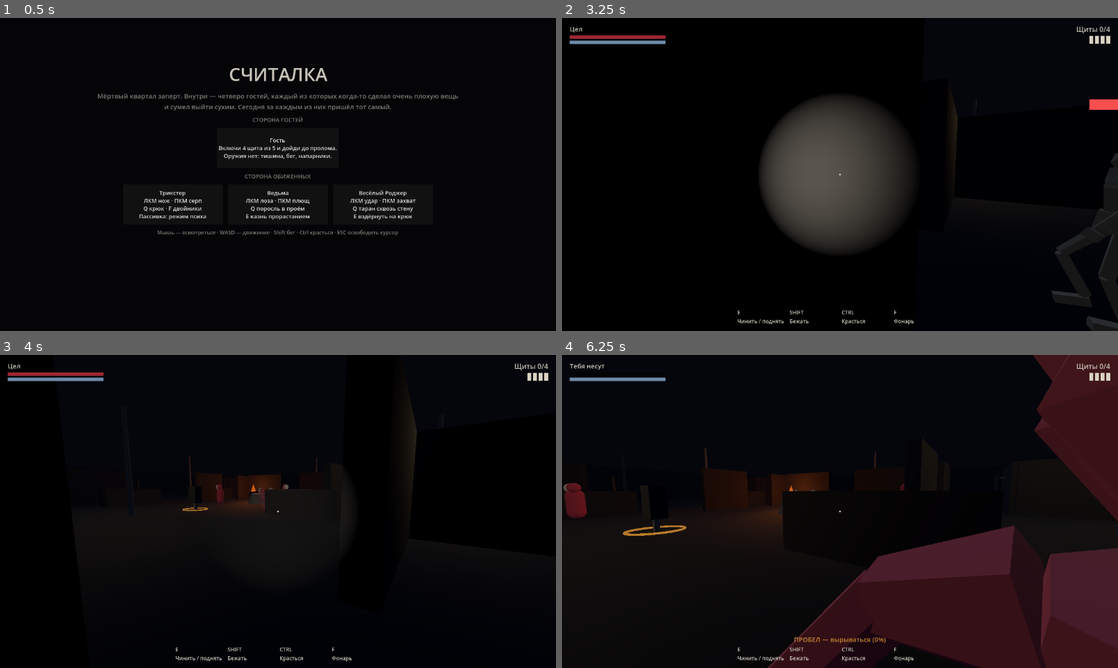
Above: before the commit, frames 1-4 (two rows, left to right).
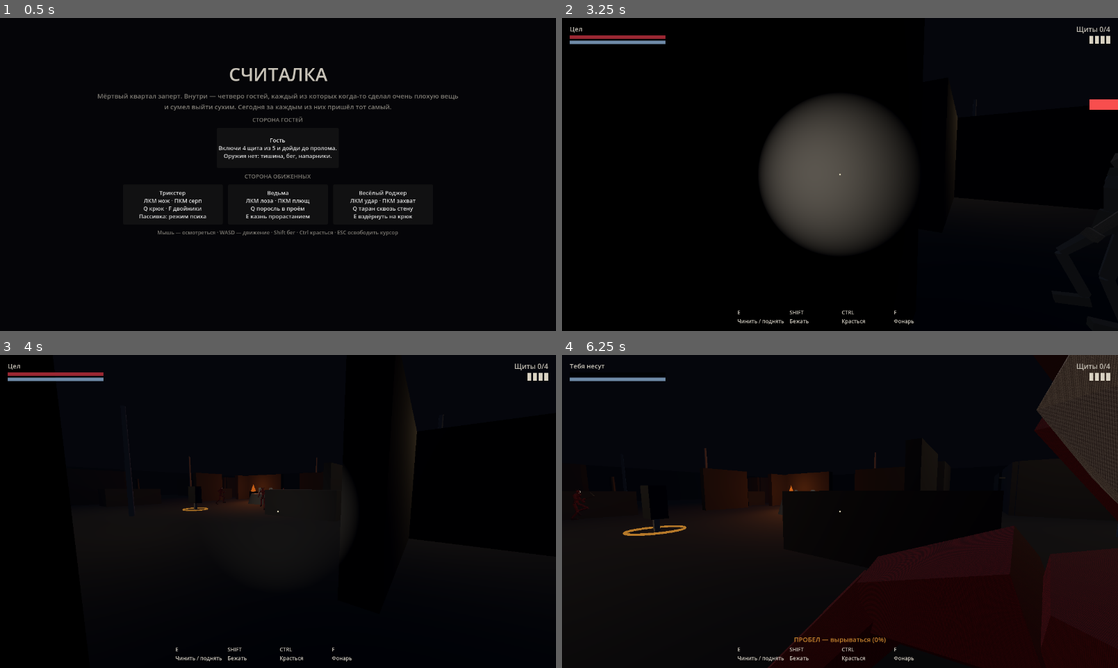
Above: after the commit, the same moments.

Repository: mironbagimov-source/Wolf
Game: Godot game, scene res://scenes/main.tscn
The game is run twice, just before and just after one commit, with the same random seed, the same clock (stepped at 60 frames per second) and the same inputs.
Inputs (mouse positions are in pixels of both pictures, inside the frame that each line leads up to):
- Up to frame 1 (0.5 s): no input
- Up to frame 2 (3.25 s): click "Гость Включи 4 щита из 5 и до…" at 0.5 s; move the mouse to (867, 174) at 1.27 s; hold Ctrl (crouch) 1.28-2.03 s; hold W (move_forward) from 1.28 s (still down); click (867, 174) at 1.42 s; tap Enter at 2 s; move the mouse to (812, 174) at 2.02 s; tap G (drop) at 2.1 s; move the mouse to (851, 168) at 2.77 s; tap F (flashlight) at 2.85 s
- Up to frame 3 (4 s): keep holding W (move_forward); move the mouse to (272, 517) at 3.52 s; tap E (interact) at 3.6 s; click (272, 517) at 3.67 s
- Up to frame 4 (6.25 s): keep holding W (move_forward); move the mouse to (878, 514) at 4.27 s; tap Q (power1) at 4.35 s; move the mouse to (795, 508) at 5.02 s; click (795, 508) at 5.1 s; move the mouse to (845, 511) at 5.77 s; right-click (845, 511) at 5.85 s; click (845, 511) at 5.92 s

Frame 1 is identical in both runs. In frame 2, 0.1% of the frame differs, in the area x 88-100%, y 60-100%; in frame 3, 0.1%; in frame 4, 15%, in the area x 0-100%, y 0-100%.

Commit message:
Move the look into skins, editable inside Godot
Colour and wear now live in skins/*.tres rather than in the mesh: plain
Godot resources you can open in the editor, drag a colour picker over,
and read as text in the diff. A skin knows the colour of every part of a
model, which parts are metal, which glow, and what pattern is worn over
the lot.

The patterns are drawn in code at load — grime, harlequin diamonds,
moss, rust streaks, canvas weave. The models have no UV unwrap at all,
so the texture goes on by triplanar projection: the engine projects it
from three sides and no unwrap is needed.

Seven skins: one per killer and one per guest. Different guests is not
decoration — it is how you tell at a glance which of them is being
carried to a hook and which one you are picking up off the ground.

Two bugs fixed on the way:

- The Blender script promised a palette and delivered one flat colour
  per body. Face indices are reissued by from_mesh(), so "all verts are
  new" marked nothing; the whole model landed in one material slot.
  Bodies now carry the 3-4 surfaces the skins need to paint.
- Trickster's doubles were capsules, which gave them away instantly.
  They now build through the same code path as the real Trickster, so
  they are what they were always meant to be: indistinguishable.

Also renamed the resource class to BodySkin — Skin is a built-in Godot
class and a same-named script loses to it silently.

Verified: smoke test green, and the cast renders with per-part colour
and per-guest outfits under a virtual display.

Co-Authored-By: Claude Opus 5 <noreply@anthropic.com>
Claude-Session: https://claude.ai/code/session_01Qyt78eqF5rs7coKwjQM6Ei

Diff:
--- a/godot/scripts/actor.gd
+++ b/godot/scripts/actor.gd
@@ -45,8 +45,8 @@
 var _pose := ""
 
 
-func setup_body(mesh_name: String, tint: Color, body_scale: float, with_health_bar: bool) -> void:
-	_tint = tint
+func setup_body(mesh_name: String, skin: BodySkin, body_scale: float, with_health_bar: bool) -> void:
+	_tint = skin.accent if skin else Color.WHITE
 
 	var shape := CollisionShape3D.new()
 	var capsule := CapsuleShape3D.new()
@@ -61,8 +61,8 @@
 	_body_pivot = Node3D.new()
 	add_child(_body_pivot)
 
-	if not _build_model(mesh_name, tint, body_scale):
-		_build_capsules(tint, body_scale)
+	if not _build_model(mesh_name, skin, body_scale):
+		_build_capsules(_tint, body_scale)
 
 	head = Node3D.new()
 	head.position.y = EYE_HEIGHT
@@ -84,19 +84,35 @@
 
 ## Риг — прогрессивное улучшение: если модель не подгрузилась, тело всё равно
 ## должно быть, иначе матч превращается в невидимок.
-func _build_model(mesh_name: String, tint: Color, body_scale: float) -> bool:
+func _build_model(mesh_name: String, skin: BodySkin, body_scale: float) -> bool:
+	var built := build_cast_model(mesh_name, skin, body_scale)
+	if built.is_empty():
+		return false
+
+	_body_pivot.add_child(built.root)
+	_materials.assign(built.materials)
+	_anim = built.anim
+	if _anim:
+		play_pose("Idle")
+	return true
+
+
+## Общий сборщик тела: достаёт из cast.glb нужный меш, красит его скином и
+## отдаёт материалы наружу. Нужен и живым телам, и двойникам Трикстера —
+## двойник обязан быть неотличим, а значит собирается тем же кодом.
+static func build_cast_model(mesh_name: String, skin: BodySkin, body_scale: float) -> Dictionary:
 	var instance := CAST.instantiate() as Node3D
 	if instance == null:
-		return false
+		return {}
 
 	instance.scale = Vector3.ONE * body_scale
 	instance.rotation.y = MODEL_YAW_OFFSET
-	_body_pivot.add_child(instance)
 
 	# В файле лежат все четыре тела на общем скелете — лишние убираем, иначе на
 	# каждом госте будет висеть ещё и Ведьма с Роджером.
+	var materials: Array[StandardMaterial3D] = []
 	var kept := false
-	for mesh_node in _find_meshes(instance):
+	for mesh_node in _all_meshes(instance):
 		if mesh_node.name != mesh_name:
 			mesh_node.queue_free()
 			continue
@@ -104,48 +120,33 @@
 		if mesh_node.mesh == null:
 			continue
 		for surface in mesh_node.mesh.get_surface_count():
-			mesh_node.set_surface_override_material(surface, _own_material(mesh_node, surface, tint))
+			var source := mesh_node.get_active_material(surface)
+			var part: String = source.resource_name if source else ""
+			var material := skin.material_for(part) if skin else StandardMaterial3D.new()
+			mesh_node.set_surface_override_material(surface, material)
+			materials.append(material)
+
 	if not kept:
-		push_warning("В cast.glb нет меша «%s» — тело собрано из капсул." % mesh_name)
+		push_warning("В cast.glb нет меша «%s»." % mesh_name)
 		instance.queue_free()
-		return false
-
-	_anim = instance.find_child("AnimationPlayer", true, false)
-	if _anim:
+		return {}
+
+	var anim := instance.find_child("AnimationPlayer", true, false) as AnimationPlayer
+	if anim:
 		# glTF отдаёт клипы без зацикливания — шаг делается один раз и замирает.
 		for pose in POSES:
-			if _anim.has_animation(pose):
-				_anim.get_animation(pose).loop_mode = Animation.LOOP_LINEAR
-		play_pose("Idle")
-
-	return true
-
-
-## Цвет модели авторский — из Blender, перекрашивать его нечем. Своя копия
-## материала нужна ради подсветки состояний: вспышка от удара и зелень от плюща
-## не должны расползаться на всех, кто делит тот же материал.
-func _own_material(mesh_node: MeshInstance3D, surface: int, tint: Color) -> StandardMaterial3D:
-	var source := mesh_node.get_active_material(surface)
-	var material: StandardMaterial3D
-	if source is StandardMaterial3D:
-		material = (source as StandardMaterial3D).duplicate()
-	else:
-		material = StandardMaterial3D.new()
-		material.albedo_color = tint
-
-	material.emission_enabled = true
-	material.emission = tint
-	material.emission_energy_multiplier = 0.08
-	_materials.append(material)
-	return material
-
-
-func _find_meshes(node: Node) -> Array[MeshInstance3D]:
+			if anim.has_animation(pose):
+				anim.get_animation(pose).loop_mode = Animation.LOOP_LINEAR
+
+	return {"root": instance, "materials": materials, "anim": anim}
+
+
+static func _all_meshes(node: Node) -> Array[MeshInstance3D]:
 	var out: Array[MeshInstance3D] = []
 	if node is MeshInstance3D:
 		out.append(node)
 	for child in node.get_children():
-		out.append_array(_find_meshes(child))
+		out.append_array(_all_meshes(child))
 	return out
 
 
--- /dev/null
+++ b/godot/scripts/body_skin.gd
@@ -0,0 +1,123 @@
+class_name BodySkin
+extends Resource
+
+## Внешний вид одного тела: цвет каждой детали плюс узор поверх.
+##
+## Модели приезжают из Blender без развёртки — UV на них нет вовсе. Поэтому
+## текстура кладётся трипланарной проекцией: движок сам проецирует её с трёх
+## сторон, и никакая развёртка не нужна. Сам узор рисуется здесь же, кодом, а не
+## лежит картинкой — так его можно править цифрами и пересобирать одной командой.
+##
+## Скины — обычные ресурсы Godot (`skins/*.tres`): открываются в редакторе,
+## правятся мышью, лежат в репозитории текстом.
+##
+## Класс называется BodySkin, а не Skin: `Skin` занят самим движком (там это
+## привязка меша к скелету), и своё объявление молча проигрывает встроенному.
+
+const TEXTURE_SIZE := 96
+
+## Имя материала модели -> цвет. Имена задаёт tools/blender_cast.py:
+## guest_cloth, trick_bone, witch_thorn, roger_iron и так далее.
+@export var parts: Dictionary = {}
+
+## Цвет для детали, которой нет в `parts` — чтобы новая деталь не стала чёрной.
+@export var fallback := Color("8a8a8a")
+
+## Акцент роли: им подсвечиваются состояния (вспышка от удара, зелень плюща).
+@export var accent := Color("ffffff")
+
+@export_enum("grime", "diamonds", "moss", "rust", "weave")
+var pattern := "grime"
+
+@export_range(0.0, 1.0) var pattern_strength := 0.5
+@export var pattern_seed := 1
+@export_range(0.2, 6.0) var texture_scale := 2.0
+@export_range(0.0, 1.0) var roughness := 0.9
+
+## Детали, которые металлические, и детали, которые светятся в темноте.
+@export var metal_parts := PackedStringArray()
+@export var glow_parts := PackedStringArray()
+@export var glow := Color.BLACK
+@export_range(0.0, 4.0) var glow_energy := 0.0
+
+static var _textures := {}
+
+
+## Материал для одной детали модели. Каждый вызов отдаёт свою копию: подсветка
+## состояний правит материал на месте, и делить его между телами нельзя.
+func material_for(part: String) -> StandardMaterial3D:
+	var material := StandardMaterial3D.new()
+	material.albedo_color = parts.get(part, fallback)
+	material.albedo_texture = _pattern_texture()
+	material.uv1_triplanar = true
+	material.uv1_scale = Vector3.ONE * texture_scale
+	# Резкий фильтр под стать лоу-поли: мыла тут не надо.
+	material.texture_filter = BaseMaterial3D.TEXTURE_FILTER_NEAREST
+	material.roughness = roughness
+	material.metallic = 0.75 if metal_parts.has(part) else 0.0
+
+	material.emission_enabled = true
+	if glow_energy > 0.0 and glow_parts.has(part):
+		material.emission = glow
+		material.emission_energy_multiplier = glow_energy
+	else:
+		material.emission = accent
+		material.emission_energy_multiplier = 0.06
+	return material
+
+
+func _pattern_texture() -> Texture2D:
+	var key := "%s|%d|%.2f" % [pattern, pattern_seed, pattern_strength]
+	if _textures.has(key):
+		return _textures[key]
+
+	var image := Image.create(TEXTURE_SIZE, TEXTURE_SIZE, false, Image.FORMAT_RGB8)
+	var noise := FastNoiseLite.new()
+	noise.seed = pattern_seed
+	noise.frequency = 0.06
+	noise.fractal_octaves = 3
+
+	var fine := FastNoiseLite.new()
+	fine.seed = pattern_seed + 7
+	fine.frequency = 0.28
+
+	for y in TEXTURE_SIZE:
+		for x in TEXTURE_SIZE:
+			var value := _sample(x, y, noise, fine)
+			# Узор только затемняет: цвет детали задаётся albedo_color, а текстура
+			# на него умножается. Светлее белого она стать не должна.
+			var shade := clampf(1.0 - value * pattern_strength, 0.15, 1.0)
+			image.set_pixel(x, y, Color(shade, shade, shade))
+
+	var texture := ImageTexture.create_from_image(image)
+	_textures[key] = texture
+	return texture
+
+
+## Сколько грязи в этой точке: 0 — чисто, 1 — совсем темно.
+func _sample(x: int, y: int, noise: FastNoiseLite, fine: FastNoiseLite) -> float:
+	var blot := (noise.get_noise_2d(x, y) + 1.0) * 0.5
+	var speck := (fine.get_noise_2d(x, y) + 1.0) * 0.5
+
+	match pattern:
+		"diamonds":
+			# Арлекин: ромбы по диагонали, потрёпанные шумом.
+			var cell := 16.0
+			var diamond := fposmod((x + y) / cell, 2.0) < 1.0
+			var check := fposmod((x - y) / cell, 2.0) < 1.0
+			return (0.85 if diamond == check else 0.05) + blot * 0.25
+		"moss":
+			# Мох пятнами и прожилки, сползающие вниз.
+			var vein := absf(sin((x + blot * 22.0) * 0.35)) < 0.22
+			return clampf(blot * 1.5 - 0.35, 0.0, 1.0) + (0.35 if vein else 0.0)
+		"rust":
+			# Потёки ржавчины: длинные вертикальные, короткие поперёк.
+			var streak := (noise.get_noise_2d(x * 3.0, y * 0.4) + 1.0) * 0.5
+			return clampf(streak * 1.4 - 0.3, 0.0, 1.0) + speck * 0.2
+		"weave":
+			# Парусина: переплетение нитей плюс общая затёртость.
+			var thread := 0.5 if (x / 3) % 2 == (y / 3) % 2 else 0.0
+			return thread * 0.5 + blot * 0.5
+		_:
+			# Тряпьё: рваные пятна и мелкая грязь.
+			return clampf(blot * 1.3 - 0.2, 0.0, 1.0) * 0.8 + speck * 0.25
--- a/godot/scripts/double.gd
+++ b/godot/scripts/double.gd
@@ -11,6 +11,7 @@
 var runner: MatchRunner
 
 var _materials: Array[StandardMaterial3D] = []
+var _anim: AnimationPlayer
 
 
 func build(at: Vector2, facing: float, lifetime: float) -> void:
@@ -18,45 +19,21 @@
 	life = lifetime
 	position = Vector3(at.x, 0.0, at.y)
 
-	var tint: Color = Kits.KILLERS.trickster.color
+	# Тем же сборщиком, что и настоящий Трикстер: двойник обязан быть неотличим,
+	# а значит и модель, и скин у него те же самые.
+	var kit: Dictionary = Kits.KILLERS.trickster
+	var built := Actor.build_cast_model(kit.mesh, load(kit.skin) as BodySkin, kit.scale)
+	if built.is_empty():
+		return
 
-	var body := MeshInstance3D.new()
-	var body_mesh := CapsuleMesh.new()
-	body_mesh.height = 1.5
-	body_mesh.radius = 0.32
-	body.mesh = body_mesh
-	body.position.y = 0.85
-	body.material_override = _material(tint)
-	add_child(body)
+	add_child(built.root)
+	_materials.assign(built.materials)
+	for material in _materials:
+		material.transparency = BaseMaterial3D.TRANSPARENCY_ALPHA
 
-	var skull := MeshInstance3D.new()
-	var skull_mesh := SphereMesh.new()
-	skull_mesh.radius = 0.24
-	skull_mesh.height = 0.48
-	skull.mesh = skull_mesh
-	skull.position.y = 1.68
-	skull.material_override = _material(tint)
-	add_child(skull)
-
-	var mask := MeshInstance3D.new()
-	var mask_mesh := SphereMesh.new()
-	mask_mesh.radius = 0.2
-	mask_mesh.height = 0.44
-	mask.mesh = mask_mesh
-	mask.position = Vector3(0, 1.66, -0.16)
-	mask.material_override = _material(Color("e8e2d4"))
-	add_child(mask)
-
-
-func _material(tint: Color) -> StandardMaterial3D:
-	var material := StandardMaterial3D.new()
-	material.albedo_color = tint
-	material.emission_enabled = true
-	material.emission = tint
-	material.emission_energy_multiplier = 0.24
-	material.transparency = BaseMaterial3D.TRANSPARENCY_ALPHA
-	_materials.append(material)
-	return material
+	_anim = built.anim
+	if _anim and _anim.has_animation("Run"):
+		_anim.play("Run", 0.2)
 
 
 func tick(delta: float) -> void:
--- a/godot/scripts/guest.gd
+++ b/godot/scripts/guest.gd
@@ -27,6 +27,7 @@
 var progress_ui := 0.0                    ## что показывать в полосе прогресса
 
 var brain                                 ## GuestBrain у ботов, null у игрока
+var skin: BodySkin                        ## ставится в MatchRunner до входа в дерево
 var _flashlight: SpotLight3D
 var _mark_timer := 0.0
 
@@ -40,7 +41,7 @@
 	# держится вся её способность.
 	collision_mask = LAYER_WORLD | LAYER_THICKET
 
-	setup_body(Kits.GUEST_MESH, Kits.GUEST_COLOR, 1.0, not is_player)
+	setup_body(Kits.GUEST_MESH, skin, 1.0, not is_player)
 
 	_flashlight = SpotLight3D.new()
 	_flashlight.light_color = Color("fff2cf")
--- a/godot/scripts/killer.gd
+++ b/godot/scripts/killer.gd
@@ -40,7 +40,7 @@
 	# Мимо поросли: свой квартал не зарастает у неё перед лицом.
 	collision_mask = LAYER_WORLD
 
-	setup_body(kit.mesh, kit.color, kit.scale, false)
+	setup_body(kit.mesh, load(kit.skin) as BodySkin, kit.scale, false)
 
 	if is_player:
 		attach_camera()
--- a/godot/scripts/kits.gd
+++ b/godot/scripts/kits.gd
@@ -39,6 +39,7 @@
 	"trickster": {
 		"name": "Трикстер",
 		"mesh": "trickster",
+		"skin": "res://skins/trickster.tres",
 		"color": Color("d0405a"),
 		"scale": 1.0,
 		"speed": 3.8,
@@ -54,6 +55,7 @@
 	"witch": {
 		"name": "Ведьма",
 		"mesh": "witch",
+		"skin": "res://skins/witch.tres",
 		"color": Color("57a35d"),
 		"scale": 1.02,
 		"speed": 3.5,
@@ -68,6 +70,7 @@
 	"roger": {
 		"name": "Весёлый Роджер",
 		"mesh": "roger",
+		"skin": "res://skins/roger.tres",
 		"color": Color("8f98a6"),
 		"scale": 1.24,
 		"speed": 3.05,
@@ -86,11 +89,17 @@
 
 ## Гости — не случайные жертвы, а должники. Имя всплывает в подсказке
 ## («Поднять Марго Ланд»), «за что» — на финальном экране.
+## У каждого свой скин: в матче нужно с одного взгляда понимать, кого именно
+## тащат на крюк и кого ты поднимаешь с земли.
 const ROSTER := [
-	{"name": "Марго Ланд", "sin": "сдала своих, чтобы уйти от срока"},
-	{"name": "Костя Вьюн", "sin": "подписал брата на чужой долг"},
-	{"name": "Илья Тарн", "sin": "спрятал свою ошибку в чужой могиле"},
-	{"name": "Нина Верес", "sin": "подожгла дом вместе с бумагами"},
+	{"name": "Марго Ланд", "sin": "сдала своих, чтобы уйти от срока",
+	 "skin": "res://skins/guest_margo.tres"},
+	{"name": "Костя Вьюн", "sin": "подписал брата на чужой долг",
+	 "skin": "res://skins/guest_kostya.tres"},
+	{"name": "Илья Тарн", "sin": "спрятал свою ошибку в чужой могиле",
+	 "skin": "res://skins/guest_ilya.tres"},
+	{"name": "Нина Верес", "sin": "подожгла дом вместе с бумагами",
+	 "skin": "res://skins/guest_nina.tres"},
 ]
 
 ## Одна строка ложится на экран каждый раз, когда гость выбывает.
--- a/godot/scripts/match_runner.gd
+++ b/godot/scripts/match_runner.gd
@@ -269,6 +269,7 @@
 		guest.index = i
 		guest.guest_name = Kits.ROSTER[i].name
 		guest.guilt = Kits.ROSTER[i].sin
+		guest.skin = load(Kits.ROSTER[i].skin) as BodySkin
 		if not guest.is_player:
 			guest.brain = GuestBrain.new()
 		_actors_root.add_child(guest)
--- /dev/null
+++ b/godot/skins/guest_ilya.tres
@@ -0,0 +1,19 @@
+[gd_resource type="Resource" script_class="BodySkin" load_steps=2 format=3]
+
+[ext_resource type="Script" path="res://scripts/body_skin.gd" id="1_h5qjv"]
+
+[resource]
+script = ExtResource("1_h5qjv")
+parts = {
+"guest_cloth": Color(0.3529412, 0.3254902, 0.2784314, 1),
+"guest_dark": Color(0.13725491, 0.12941177, 0.105882354, 1),
+"guest_skin": Color(0.70980394, 0.57254905, 0.43529412, 1)
+}
+fallback = Color(0.3529412, 0.3254902, 0.2784314, 1)
+accent = Color(0.8666667, 0.8156863, 0.7058824, 1)
+pattern = "weave"
+pattern_strength = 0.45
+pattern_seed = 5
+texture_scale = 2.6
+metal_parts = PackedStringArray()
+glow_parts = PackedStringArray()
--- /dev/null
+++ b/godot/skins/guest_kostya.tres
@@ -0,0 +1,17 @@
+[gd_resource type="Resource" script_class="BodySkin" load_steps=2 format=3]
+
+[ext_resource type="Script" path="res://scripts/body_skin.gd" id="1_0qnlo"]
+
+[resource]
+script = ExtResource("1_0qnlo")
+parts = {
+"guest_cloth": Color(0.24705882, 0.2901961, 0.32156864, 1),
+"guest_dark": Color(0.10980392, 0.12941177, 0.14901961, 1),
+"guest_skin": Color(0.65882355, 0.53333336, 0.41568628, 1)
+}
+fallback = Color(0.24705882, 0.2901961, 0.32156864, 1)
+accent = Color(0.79607844, 0.8235294, 0.8627451, 1)
+pattern_strength = 0.6
+pattern_seed = 11
+metal_parts = PackedStringArray()
+glow_parts = PackedStringArray()
--- /dev/null
+++ b/godot/skins/guest_margo.tres
@@ -0,0 +1,18 @@
+[gd_resource type="Resource" script_class="BodySkin" load_steps=2 format=3]
+
+[ext_resource type="Script" path="res://scripts/body_skin.gd" id="1_pkf48"]
+
+[resource]
+script = ExtResource("1_pkf48")
+parts = {
+"guest_cloth": Color(0.41960785, 0.30980393, 0.22745098, 1),
+"guest_dark": Color(0.14117648, 0.11372549, 0.09411765, 1),
+"guest_skin": Color(0.6901961, 0.5568628, 0.43137255, 1)
+}
+fallback = Color(0.41960785, 0.30980393, 0.22745098, 1)
+accent = Color(0.84705883, 0.7529412, 0.5411765, 1)
+pattern_strength = 0.55
+pattern_seed = 3
+texture_scale = 2.2
+metal_parts = PackedStringArray()
+glow_parts = PackedStringArray()
--- /dev/null
+++ b/godot/skins/guest_nina.tres
@@ -0,0 +1,17 @@
+[gd_resource type="Resource" script_class="BodySkin" load_steps=2 format=3]
+
+[ext_resource type="Script" path="res://scripts/body_skin.gd" id="1_iwx8p"]
+
+[resource]
+script = ExtResource("1_iwx8p")
+parts = {
+"guest_cloth": Color(0.42745098, 0.24705882, 0.25882354, 1),
+"guest_dark": Color(0.15294118, 0.101960786, 0.10980392, 1),
+"guest_skin": Color(0.73333335, 0.58431375, 0.45882353, 1)
+}
+fallback = Color(0.42745098, 0.24705882, 0.25882354, 1)
+accent = Color(0.8784314, 0.65882355, 0.627451, 1)
+pattern_seed = 19
+texture_scale = 2.4
+metal_parts = PackedStringArray()
+glow_parts = PackedStringArray()
--- /dev/null
+++ b/godot/skins/roger.tres
@@ -0,0 +1,19 @@
+[gd_resource type="Resource" script_class="BodySkin" load_steps=2 format=3]
+
+[ext_resource type="Script" path="res://scripts/body_skin.gd" id="1_c4m3j"]
+
+[resource]
+script = ExtResource("1_c4m3j")
+parts = {
+"roger_canvas": Color(0.2901961, 0.29411766, 0.3019608, 1),
+"roger_dark": Color(0.105882354, 0.10980392, 0.12156863, 1),
+"roger_iron": Color(0.41960785, 0.43529412, 0.45490196, 1)
+}
+fallback = Color(0.2901961, 0.29411766, 0.3019608, 1)
+accent = Color(0.56078434, 0.59607846, 0.6509804, 1)
+pattern = "rust"
+pattern_strength = 0.7
+pattern_seed = 13
+texture_scale = 1.7
+metal_parts = PackedStringArray("roger_iron")
+glow_parts = PackedStringArray()
--- /dev/null
+++ b/godot/skins/trickster.tres
@@ -0,0 +1,21 @@
+[gd_resource type="Resource" script_class="BodySkin" load_steps=2 format=3]
+
+[ext_resource type="Script" path="res://scripts/body_skin.gd" id="1_gj411"]
+
+[resource]
+script = ExtResource("1_gj411")
+parts = {
+"steel": Color(0.6039216, 0.6392157, 0.6784314, 1),
+"trick_bone": Color(0.9019608, 0.87058824, 0.8156863, 1),
+"trick_dark": Color(0.11764706, 0.039215688, 0.050980393, 1),
+"trick_red": Color(0.5568628, 0.08627451, 0.13333334, 1)
+}
+fallback = Color(0.5568628, 0.08627451, 0.13333334, 1)
+accent = Color(0.8156863, 0.2509804, 0.3529412, 1)
+pattern = "diamonds"
+pattern_seed = 2
+texture_scale = 2.8
+metal_parts = PackedStringArray("steel")
+glow_parts = PackedStringArray("trick_bone")
+glow = Color(1, 0.9137255, 0.84705883, 1)
+glow_energy = 0.6
--- /dev/null
+++ b/godot/skins/witch.tres
@@ -0,0 +1,20 @@
+[gd_resource type="Resource" script_class="BodySkin" load_steps=2 format=3]
+
+[ext_resource type="Script" path="res://scripts/body_skin.gd" id="1_vo2ge"]
+
+[resource]
+script = ExtResource("1_vo2ge")
+parts = {
+"witch_dark": Color(0.07058824, 0.105882354, 0.07058824, 1),
+"witch_green": Color(0.13333334, 0.2509804, 0.12156863, 1),
+"witch_thorn": Color(0.3529412, 0.65882355, 0.36078432, 1)
+}
+fallback = Color(0.13333334, 0.2509804, 0.12156863, 1)
+accent = Color(0.34117648, 0.6392157, 0.3647059, 1)
+pattern = "moss"
+pattern_strength = 0.65
+pattern_seed = 8
+metal_parts = PackedStringArray()
+glow_parts = PackedStringArray("witch_thorn")
+glow = Color(0.43529412, 0.8784314, 0.47843137, 1)
+glow_energy = 0.9
--- a/godot/tests/shot.gd
+++ b/godot/tests/shot.gd
@@ -56,9 +56,8 @@
 
 	var row_z := -3.0
 	for i in runner.guests.size():
-		_park(runner.guests[i], Vector2(-40, -40), PI)
-	_park(runner.guests[0], Vector2(13.5, row_z), PI)
-	runner.guests[0].play_pose("Idle")
+		_park(runner.guests[i], Vector2(9.0 + i * 2.5, row_z + 2.6), PI)
+		runner.guests[i].play_pose("Idle")
 
 	var extra: Array[Killer] = []
 	for pair in [["trickster", 16.0], ["witch", 18.5], ["roger", 21.0]]:
@@ -75,6 +74,18 @@
 	_look_from(Vector3(17.2, 1.75, 3.4), Vector3(17.2, 1.0, row_z))
 	await _step(20)
 	await _save("godot-cast.png")
+
+	# Четверо гостей в ряд: у каждого свой скин, и это не украшение — по нему
+	# в матче узнают, кого тащат на крюк.
+	for i in runner.guests.size():
+		_park(runner.guests[i], Vector2(14.6 + i * 2.2, row_z), PI)
+		runner.guests[i].play_pose("Idle")
+	for body in extra:
+		_park(body, Vector2(-40, -40), PI)
+	await _step(16)
+	_look_from(Vector3(17.9, 1.7, 2.6), Vector3(17.9, 1.0, row_z))
+	await _step(16)
+	await _save("godot-guests.png")
 
 	for body in extra:
 		body.queue_free()
--- /dev/null
+++ b/godot/tools/bake_skins.gd
@@ -0,0 +1,83 @@
+@tool
+extends SceneTree
+
+## Пишет скины в skins/*.tres:
+##
+##     godot --headless --path godot --script tools/bake_skins.gd
+##
+## Скины — обычные ресурсы: после выпечки их можно открыть в редакторе и
+## крутить цвета мышью. Этот скрипт нужен, чтобы завести их с нуля и чтобы
+## правка «одним числом в коде» доезжала до всех четверых сразу.
+
+const OUT := "res://skins/"
+
+const SKINS := {
+	# Четверо гостей отличаются тряпьём: в матче нужно с одного взгляда
+	# понимать, кого именно тащат на крюк.
+	"guest_margo": {
+		"parts": {"guest_cloth": "6b4f3a", "guest_skin": "b08e6e", "guest_dark": "241d18"},
+		"accent": "d8c08a", "pattern": "grime", "seed": 3, "scale": 2.2, "strength": 0.55,
+	},
+	"guest_kostya": {
+		"parts": {"guest_cloth": "3f4a52", "guest_skin": "a8886a", "guest_dark": "1c2126"},
+		"accent": "cbd2dc", "pattern": "grime", "seed": 11, "scale": 2.0, "strength": 0.6,
+	},
+	"guest_ilya": {
+		"parts": {"guest_cloth": "5a5347", "guest_skin": "b5926f", "guest_dark": "23211b"},
+		"accent": "ddd0b4", "pattern": "weave", "seed": 5, "scale": 2.6, "strength": 0.45,
+	},
+	"guest_nina": {
+		"parts": {"guest_cloth": "6d3f42", "guest_skin": "bb9575", "guest_dark": "271a1c"},
+		"accent": "e0a8a0", "pattern": "grime", "seed": 19, "scale": 2.4, "strength": 0.5,
+	},
+
+	"trickster": {
+		"parts": {"trick_red": "8e1622", "trick_dark": "1e0a0d", "trick_bone": "e6ded0", "steel": "9aa3ad"},
+		"accent": "d0405a", "pattern": "diamonds", "seed": 2, "scale": 2.8, "strength": 0.5,
+		"metal": ["steel"], "glow": ["trick_bone"], "glow_color": "ffe9d8", "glow_energy": 0.6,
+	},
+	"witch": {
+		"parts": {"witch_green": "22401f", "witch_dark": "121b12", "witch_thorn": "5aa85c"},
+		"accent": "57a35d", "pattern": "moss", "seed": 8, "scale": 2.0, "strength": 0.65,
+		"glow": ["witch_thorn"], "glow_color": "6fe07a", "glow_energy": 0.9,
+	},
+	"roger": {
+		"parts": {"roger_canvas": "4a4b4d", "roger_dark": "1b1c1f", "roger_iron": "6b6f74"},
+		"accent": "8f98a6", "pattern": "rust", "seed": 13, "scale": 1.7, "strength": 0.7,
+		"metal": ["roger_iron"],
+	},
+}
+
+
+func _initialize() -> void:
+	DirAccess.make_dir_recursive_absolute(ProjectSettings.globalize_path(OUT))
+
+	for name in SKINS:
+		var spec: Dictionary = SKINS[name]
+		var skin := BodySkin.new()
+
+		var parts := {}
+		for part in spec.parts:
+			parts[part] = Color(spec.parts[part])
+		skin.parts = parts
+		skin.fallback = Color(spec.parts.values()[0])
+		skin.accent = Color(spec.accent)
+		skin.pattern = spec.pattern
+		skin.pattern_seed = int(spec.seed)
+		skin.pattern_strength = float(spec.strength)
+		skin.texture_scale = float(spec.scale)
+		skin.metal_parts = PackedStringArray(spec.get("metal", []))
+		skin.glow_parts = PackedStringArray(spec.get("glow", []))
+		skin.glow = Color(spec.get("glow_color", "000000"))
+		skin.glow_energy = float(spec.get("glow_energy", 0.0))
+
+		var path: String = OUT + str(name) + ".tres"
+		var error := ResourceSaver.save(skin, path)
+		if error != OK:
+			push_error("не сохранился %s: %s" % [path, error_string(error)])
+			quit(1)
+			return
+		print("  %s: деталей %d, узор %s" % [path, parts.size(), skin.pattern])
+
+	print("Готово: %d скинов" % SKINS.size())
+	quit(0)
Binary file changed: godot/assets/cast.glb
Not shown, added: godot/scripts/body_skin.gd.uid
Not shown, added: godot/tools/bake_skins.gd.uid
